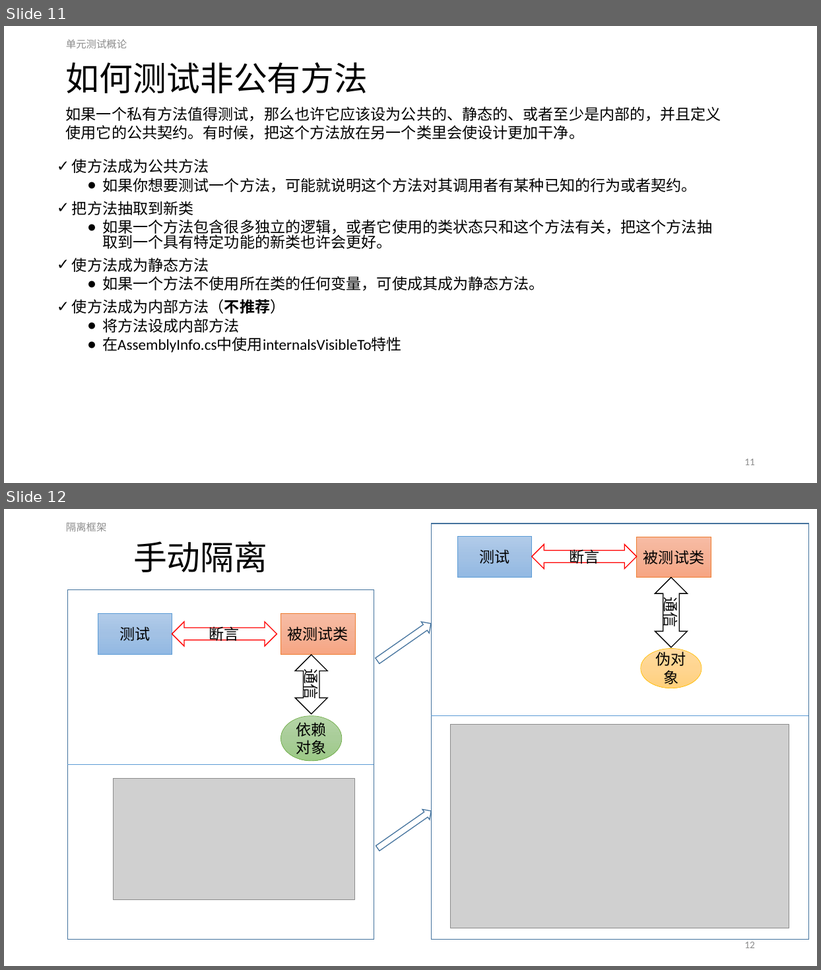
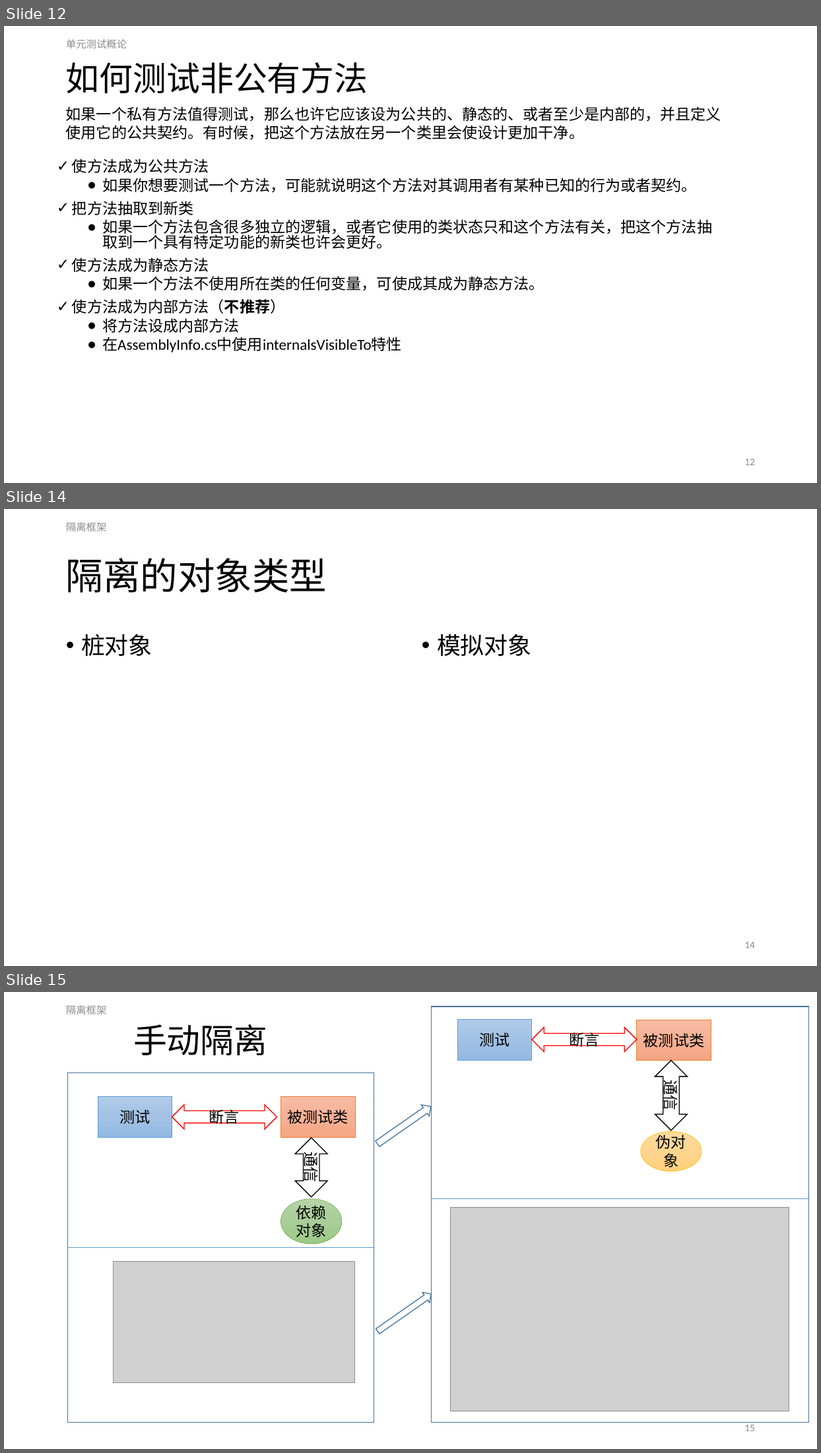
Before and after one commit to ReganHe/SharpUnitTest, a slide deck: MyUnitTest/Document/单元测试.pptx. Shown one above the other, each under a label of ours: slides 11 and 12 before the commit, slides 12, 14 and 15 after it; the slides between them are not shown. The pictures are 821x970 and 821x1453 pixels, drawn with LibreOffice and Linux fonts; fonts in the diff are those of the drawing; grey boxes stand for pictures. Boxes give left, top, right and bottom in pixels: in the first picture for what was removed or moved away, otherwise in the second. Text is boxed around its words. In the diff, an @@ line names an element or a change of style, - is before the commit and + after.

```diff
--- a/MyUnitTest/Document/单元测试.pptx
+++ b/MyUnitTest/Document/单元测试.pptx
@@ slide 14 added at (4,509,817,966), background #FFFFFF @@
@@ text added at (66,522,107,531), 12 pt, text #8C8C8C @@
+隔离框架
@@ title added at (66,558,327,593), 44 pt, text #000000 @@
+隔离的对象类型
@@ text added at (81,634,152,656), 28 pt, text #000000 @@
+• 桩对象
@@ text added at (437,634,532,656), 28 pt, text #000000 @@
+• 模拟对象
@@ page number added at (745,942,755,949), 12 pt, text #8C8C8C @@
+14
@@ what was slide 11 is now slide 12 @@
@@ page number at (745,459,755,466): text changed @@
-11
+12
@@ what was slide 12 is now slide 15 @@
@@ page number at (745,1425,755,1432): text changed @@
-12
+15
```
Also in this commit, not shown: 2 slides changed, 3 other slides added.
